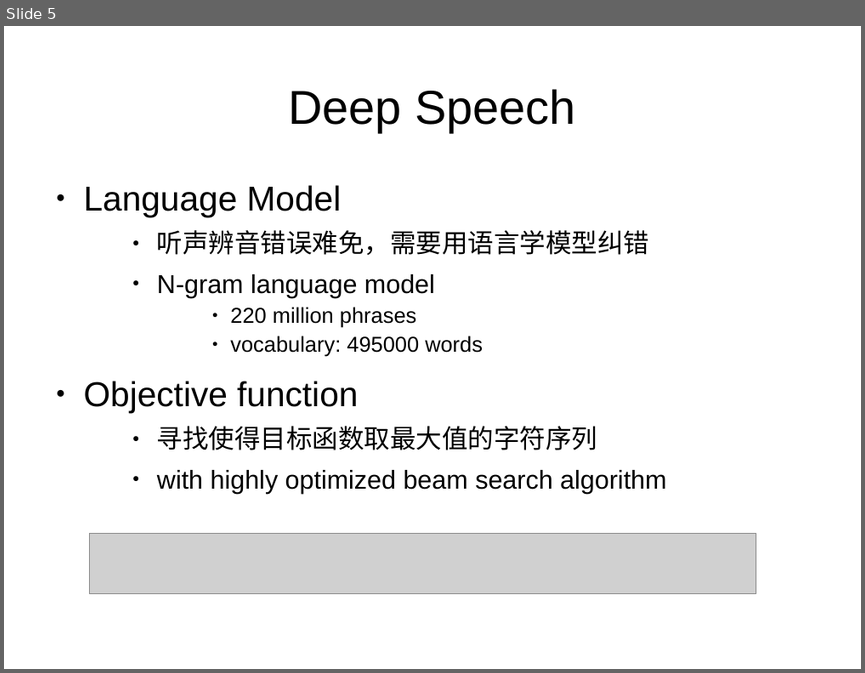
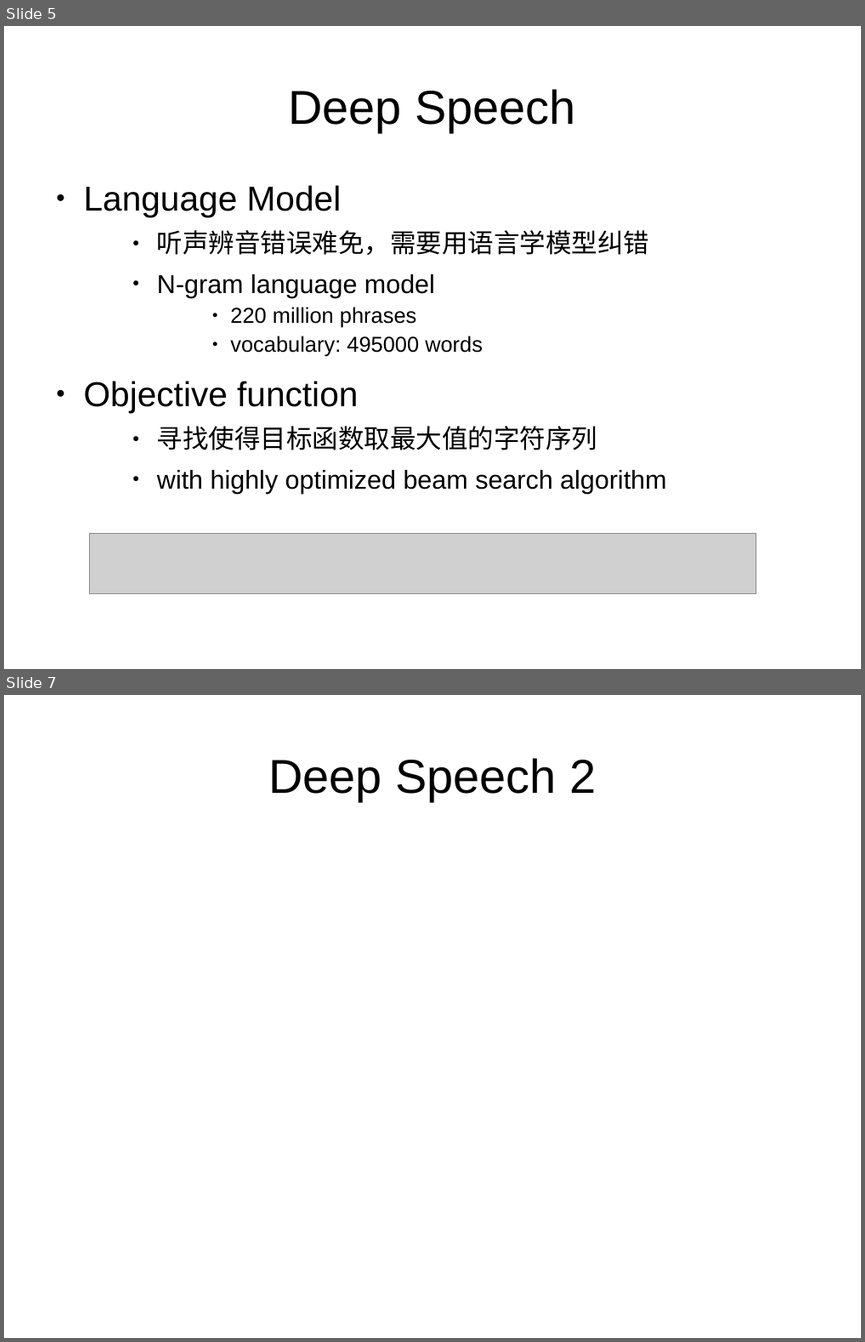
Before and after one commit to iloveat/book_share, a slide deck: asr/deep_speech.odp. Shown one above the other, each under a label of ours: slide 5 before the commit, slides 5 and 7 after it; the slides between them are not shown. The pictures are 865x673 and 865x1342 pixels, drawn with LibreOffice and Linux fonts; fonts in the diff are those of the drawing; grey boxes stand for pictures. Boxes give left, top, right and bottom in pixels: in the first picture for what was removed or moved away, otherwise in the second. Text is boxed around its words. In the diff, an @@ line names an element or a change of style, - is before the commit and + after.

```diff
--- a/asr/deep_speech.odp
+++ b/asr/deep_speech.odp
@@ slide 7 added at <box>4,695,861,1338</box>, background #FFFFFF @@
@@ title added at <box>268,758,596,801</box>, 44 pt, text #000000 @@
+Deep Speech 2
```
Also in this commit, not shown: 2 other slides added.
